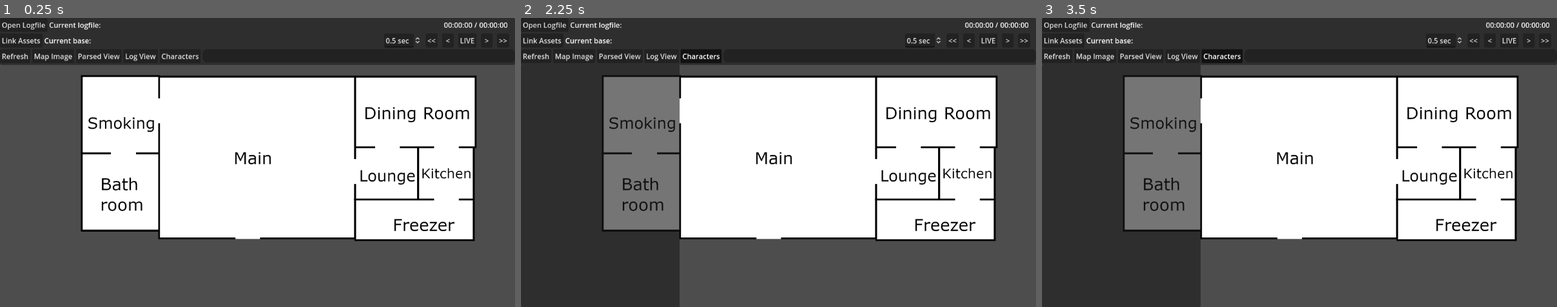
Above: before the commit, frames 1-3 (left to right).
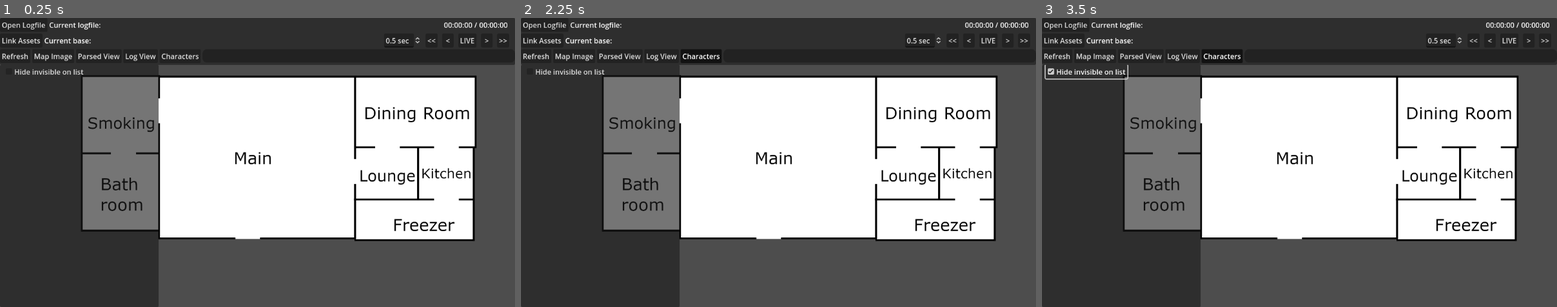
Above: after the commit, the same moments.

Repository: Crystalwarrior/AO2-LogReader
Game: Godot game, scene res://view.tscn
Two runs of this game, one before a commit and one after it. Both use one fixed random seed, a clock stepped at 60 frames per second and the inputs below.
Inputs (mouse positions are in pixels of both pictures, inside the frame that each line leads up to):
- Up to frame 1 (0.25 s): no input
- Up to frame 2 (2.25 s): click "<<" at 0.5 s; click ">>" at 1.25 s; click "Characters" at 2 s
- Up to frame 3 (3.5 s): click (1088, 72) at 2.75 s, where only the run after the commit has a clickable "Hide invisible on list"

The runs differ from the first frame. In frame 1, 25% of the frame differs, in the area x 0-31%, y 16-100%; in frame 2, 0.1%; in frame 3, 0.2%.
Error before the commit: Invalid operands 'Nil' and 'Nil' in operator '-'. (res://main_window.gd:417)
Error after the commit: Invalid operands 'Nil' and 'Nil' in operator '-'. (res://main_window.gd:481)

Commit message:
Improved character handling and implemented a checkbox hiding invisible characters and disconnection state

Diff:
--- a/Areas.gd
+++ b/Areas.gd
@@ -19,7 +19,9 @@
 			return true
 	return false
 
-func _create_area(_name, ID):
+func create_area(_name, ID):
+	if _is_exist(_name, ID):
+		return
 	if int(ID) == -1:
 		return
 	var newArea = area.instantiate()
@@ -38,10 +40,10 @@
 #	print("Move " + char.charName + " to " + to)
 	if from != null:
 		if !_is_exist(from, fromID):
-			_create_area(from, fromID)
+			create_area(from, fromID)
 	if to != null:
 		if !_is_exist(to, toID):
-			_create_area(to, toID)
+			create_area(to, toID)
 #	char.reparent(self.get_node(toID).get_node("%CharacterContainer"))
 #	for area in self.get_children():
 #		for character in area.get_node("%CharacterContainer").get_children():
@@ -76,7 +78,7 @@
 func place_character(char, icon, color, toID, to = null):
 	if to != null:
 		if !_is_exist(to, toID):
-			_create_area(to, toID)
+			create_area(to, toID)
 
 	for area in self.get_children():
 		if area.name == toID:
--- a/Objects/Character.gd
+++ b/Objects/Character.gd
@@ -1,6 +1,9 @@
 extends HBoxContainer
 
+var InvisButton
+
 var id
+var aoid
 var charfolder
 var names = []
 var color
@@ -8,6 +11,9 @@
 var avatar
 var disconnected
 var currentLocationID = null
+
+func _ready():
+	InvisButton = get_parent().get_parent().get_parent().get_node("HBoxContainer/Hide invis")
 
 func add_name(newName):
 	if !names.has(newName):
@@ -27,18 +33,15 @@
 		mapChar.self_modulate = Color.WHITE
 		mapChar.texture = texture
 
-#func change_connectionState(state):
-	#if state:
-		#if charName != null:
-			#print(charName + " SET DISCONNECT TO " + str(state))
-		#else:
-			#if showName != null:
-				#print(showName + " SET DISCONNECT TO " + str(state))
-	#disconnectState = state
-	#get_node("Icon/Disconnect").visible = state
-	#if mapChar != null:
-		#mapChar.get_child(0).visible = state
+func set_disconnect_state(state):
+	disconnected = state
+	get_node("Icon/Disconnect").visible = state
+	if mapChar != null:
+		mapChar.get_child(0).visible = state
 
 
 func _on_visibility_toggled(toggle):
+	if mapChar:
 		mapChar.visible = !toggle
+	if InvisButton.button_pressed:
+		self.visible = false
--- a/main_window.gd
+++ b/main_window.gd
@@ -40,6 +40,7 @@
 var shownames: Dictionary = {}
 var foldernames: Dictionary = {}
 var characters = []
+var idCounter = 0
 var notSure: Array = []
 var movements = []
 var startTime
@@ -47,6 +48,8 @@
 var timer = 0
 var playing
 var playing_backward
+var areasRead
+var areasBegin = ["[1", "[2", "[3", "[4", "[5", "[6", "[7", "[8", "[9", "[0", "[CM]", "[GM]", "[M]", "=== "]
 
 func _process(delta):
 	if current_file_path and last_date_modified != FileAccess.get_modified_time(current_file_path):
@@ -80,8 +83,6 @@
 				var ini_path = dir.get_current_dir() + "/" + file_name + "/char.ini"
 				if FileAccess.file_exists(ini_path):
 					var config = FileAccess.open(ini_path, FileAccess.READ)
-					if file_name == "DRRA_Narrator":
-						print("NARRATOR")
 					foldernames[file_name] = file_name
 					print("Found .ini file in folder: " + file_name)
 					var in_options = false
@@ -97,10 +98,46 @@
 									foldernames[file_name] = showname
 									print("Showname '" + showname + "' now associated with charfolder " + file_name)
 			file_name = dir.get_next()
-	print(foldernames)
 	_find_avatars()
 
 func parse_line(line):
+	areasRead = false
+
+	for beginning in areasBegin:
+		if line.begins_with(beginning):
+			areasRead = true
+			break
+
+	if areasRead:
+		if line.begins_with("=== "):
+			var areaID = line.split("]")[0].split("[")[1].strip_edges()
+			var areaName = line.split("]")[1].split("(")[0].strip_edges()
+			$"../../Areas".create_area(areaName, areaID)
+		else:
+			var charID
+			var showName
+			var folderName
+			if line.begins_with("[GM") or line.begins_with("[M") or line.begins_with("[CM"):
+				charID = line.split("]")[1].split("[")[1]
+				showName = line.split("]")[2].split("<")[0].split(":")[0].strip_edges()
+				folderName = line.split(":")[0].split("<")[0].split("(")[-1].split(")")[0].split("]")[-1].strip_edges()
+			else:
+				charID = line.split("]")[0].split("[")[1]
+				showName = line.split("]")[1].split("<")[0].split(":")[0].split("(")[0].strip_edges().lstrip("\"").rstrip("\"")
+				folderName = line.split(":")[0].split("<")[0].split("(")[-1].split(")")[0].split("]")[-1].strip_edges()
+			var areaNameArray = [showName]
+			if showName != folderName:
+				areaNameArray.append(folderName)
+			var areaChar = _find_character(areaNameArray, charID)
+			if areaChar== null:
+				var newChar = create_character(charID)
+				for currentName in areaNameArray:
+					newChar.add_name(currentName)
+				newChar.charfolder = folderName
+			else:
+				areaChar.charfolder = folderName
+
+
 	if not line.begins_with("[") or not line.contains("GMT]"):
 		parsed_view.add_text(line + "\n")
 		return
@@ -116,9 +153,20 @@
 	var italics = false
 	var avatar = null
 	var charfolder = ""
+	var currentCharacter
+
+
 	if is_ooc:
 		if not hostname and (message.begins_with("===") or message.begins_with("Changed to")) and speaker != "[Global log]":
 			hostname = speaker
+		if speaker == hostname and message.contains("disconnected"):
+			var aoid = message.split("]")[0].lstrip("[")
+			currentCharacter = _find_character_by_aoid(aoid)
+			if currentCharacter == null:
+				currentCharacter = create_character(aoid)
+				currentCharacter.add_name(message.split("]")[1].split(" has")[0].strip_edges())
+			if currentCharacter != null:
+				currentCharacter.set_disconnect_state(true)
 	else:
 		var actions = ["shouts", "has "]
 		for action in actions:
@@ -157,16 +205,22 @@
 		parsed_view.pop()
 	if !is_ooc or line.contains("moves from"):
 		var nameArray
+		var aoid = null
 		if speaker == hostname and line.contains("moves from"):
 			nameArray = [line.split("]")[1].lstrip(" ").split("moves from")[0].strip_edges()]
+			aoid = line.split("]")[0].split("[")[1]
 		else:
 			nameArray = _clean_name(speaker)
 		if nameArray.is_empty():
 			return
-		var currentCharacter = _find_character(nameArray)
+		currentCharacter = _find_character(nameArray, aoid)
 		if currentCharacter == null:
 			#CREATE NEW CHARACTER
-			currentCharacter = create_character(characters.size())
+			currentCharacter = create_character(aoid)
+		else:
+			if currentCharacter.disconnected == true or aoid != null:
+				currentCharacter.aoid = aoid
+				currentCharacter.set_disconnect_state(false)
 		if charfolder != "" and foldernames.is_empty() == false:
 			currentCharacter.charfolder = charfolder
 		for currentName in nameArray:
@@ -201,17 +255,20 @@
 	var time = Time.get_unix_time_from_datetime_string(timeString)
 	return time
 
-func create_character(id):
+func create_character(aoid = null):
 # PUT CHARACTER INTO THE LIST
 	var newChar = characterNode.instantiate()
-	if id < colors.size()-1:
-		newChar.set_color(Color(colors[id]))
-	else:
-		var newColor = colors[id-(colors.size()-1)]
+	newChar.id = idCounter
+	idCounter += 1
+	if newChar.id < colors.size()-1:
+		newChar.set_color(Color(colors[newChar.id]))
+	else:
+		var newColor = colors[newChar.id-(colors.size()-1)]
 		newColor[2] = "F"
 		newColor[4] = "F"
 		newChar.set_color(Color(newColor))
-	newChar.id = id
+	if aoid:
+		newChar.aoid = aoid
 	%CharacterList.add_child(newChar)
 	characters.append(newChar)
 
@@ -222,9 +279,6 @@
 		return get_speakerIcon(char.charfolder)
 	return char.avatar
 
-		#if character.names.has("Kazuichi"):
-			#print(character.names)
-			#print(character.charfolder)
 func _find_avatars():
 	for character in characters:
 		character.charfolder = _find_foldername(character)
@@ -261,6 +315,23 @@
 	else:
 		return resultArray[0]
 
+func _find_character(nameArray, aoid = null):
+	for character in characters:
+		for alias in character.names:
+			if alias in nameArray:
+				if character.aoid != null and aoid != null:
+					if character.aoid == aoid or character.disconnected == true:
+						return character
+				else:
+					return character
+	return null
+
+func _find_character_by_aoid(aoid):
+	for character in characters:
+		if character.aoid == aoid:
+			return character
+	return null
+
 func _clean_name(speaker):
 	var speakerArray = []
 	if speaker.split("(").size() > 1:
@@ -271,13 +342,6 @@
 	elif speaker != "":
 		speakerArray.append(speaker.strip_edges())
 	return speakerArray
-
-func _find_character(nameArray):
-	for character in characters:
-		for alias in character.names:
-			if alias in nameArray:
-				return character
-	return null
 
 func get_speakerIcon(charfolder: String):
 	if charfolder.is_empty():
@@ -462,3 +526,9 @@
 
 func _on_map_image_pressed():
 	map_file_dialog.show()
+
+
+func _on_hide_invis_toggled(toggled):
+	for character in %CharacterList.get_children():
+		if character.get_node("Visibility").button_pressed == true:
+			character.visible = !toggled
--- a/main_window.tscn
+++ b/main_window.tscn
@@ -262,16 +262,37 @@
 
 [node name="Characters" type="PanelContainer" parent="."]
 unique_name_in_owner = true
-visible = false
+clip_contents = true
 layout_mode = 1
 anchors_preset = -1
+anchor_top = 0.162
 anchor_bottom = 1.0
-offset_top = 105.0
+offset_top = 0.0240021
 offset_right = 355.0
 grow_vertical = 2
 
-[node name="CharacterList" type="HFlowContainer" parent="Characters"]
-unique_name_in_owner = true
+[node name="VBoxContainer" type="VBoxContainer" parent="Characters"]
+clip_contents = true
+layout_mode = 2
+
+[node name="HBoxContainer" type="HBoxContainer" parent="Characters/VBoxContainer"]
+layout_mode = 2
+theme_override_constants/separation = 8
+
+[node name="Padding" type="Control" parent="Characters/VBoxContainer/HBoxContainer"]
+layout_mode = 2
+
+[node name="Hide invis" type="CheckBox" parent="Characters/VBoxContainer/HBoxContainer"]
+layout_mode = 2
+text = "Hide invisible on list"
+
+[node name="ScrollContainer" type="ScrollContainer" parent="Characters/VBoxContainer"]
+layout_mode = 2
+size_flags_vertical = 3
+
+[node name="CharacterList" type="HFlowContainer" parent="Characters/VBoxContainer/ScrollContainer"]
+unique_name_in_owner = true
+clip_contents = true
 layout_mode = 2
 
 [connection signal="pressed" from="HBoxContainer/Top/HBoxContainer/Logfile/OpenLogfileButton" to="." method="_on_logfile_button_pressed"]
@@ -292,3 +313,4 @@
 [connection signal="dir_selected" from="FolderDialog" to="." method="_on_folder_dialog_dir_selected"]
 [connection signal="close_requested" from="ParsedViewWindow" to="." method="_on_parsed_view_window_close_requested"]
 [connection signal="close_requested" from="LogViewWindow" to="." method="_on_log_view_window_close_requested"]
+[connection signal="toggled" from="Characters/VBoxContainer/HBoxContainer/Hide invis" to="." method="_on_hide_invis_toggled"]
